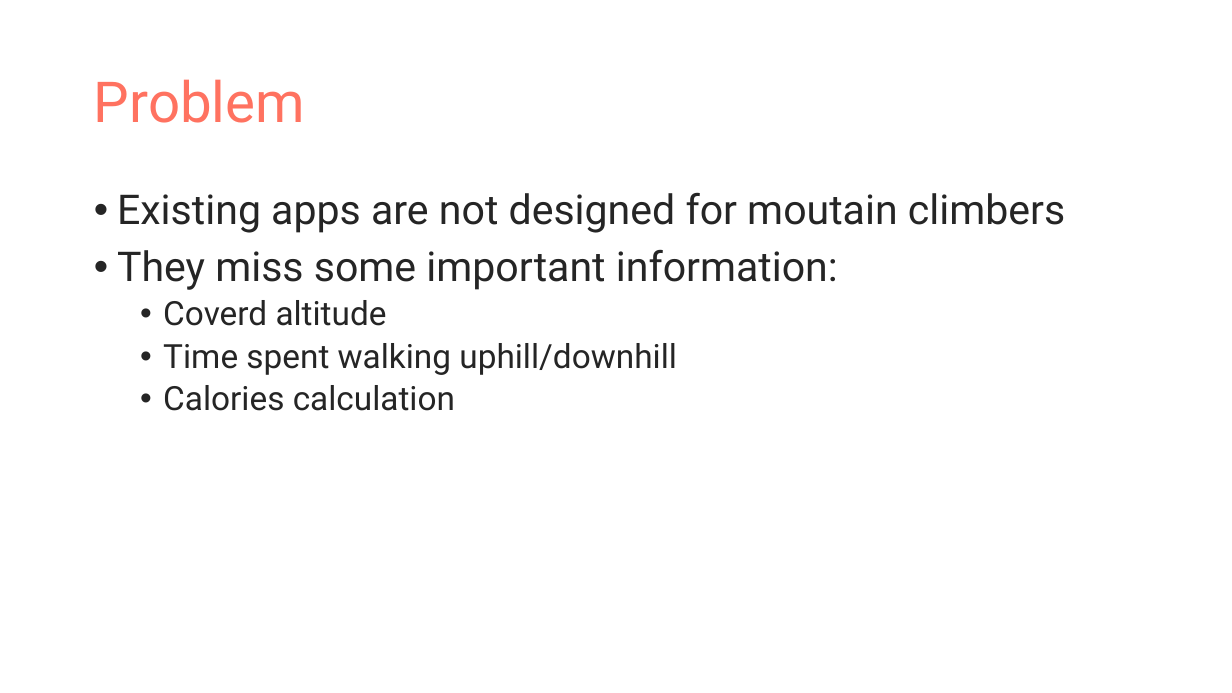
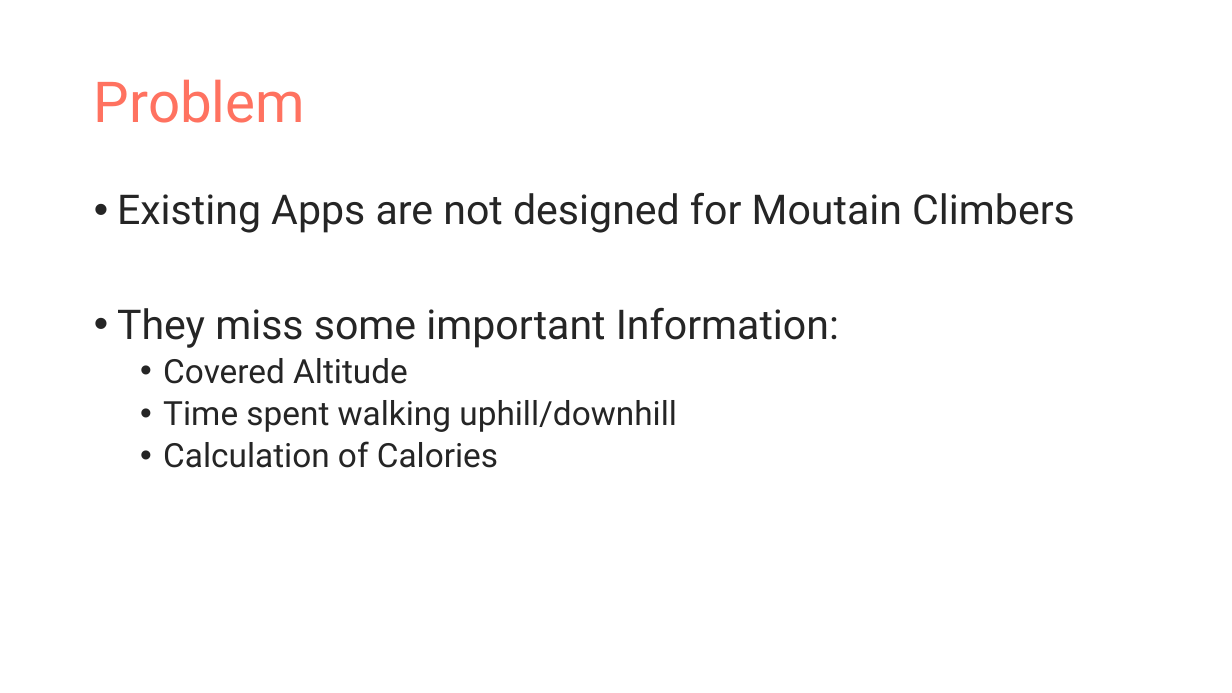
Before and after one commit to EvaJobst/MobileSports, a slide deck: slide 2 of Mountaineer.pptx. Drawn at 1232x693 pixels with LibreOffice and Linux fonts; fonts in the diff are those of the drawing. Boxes give left, top, right and bottom in pixels: in the first picture for what was removed or moved away, otherwise in the second. Text is boxed around its words. In the diff, an @@ line names an element or a change of style, - is before the commit and + after.

```diff
--- a/Mountaineer.pptx
+++ b/Mountaineer.pptx
@@ text at box(117, 192, 1075, 384): text changed @@
-• Existing apps are not designed for moutain climbers
-• They miss some important information:
-  • Coverd altitude
+• Existing Apps are not designed for Moutain Climbers
+• They miss some important Information:
+  • Covered Altitude
@@ text at box(163, 441, 498, 468): text changed @@
-  • Calories calculation
+  • Calculation of Calories
```
Also in this commit, not shown: 5 other slides changed, 3 slides added, 6 slides removed.
